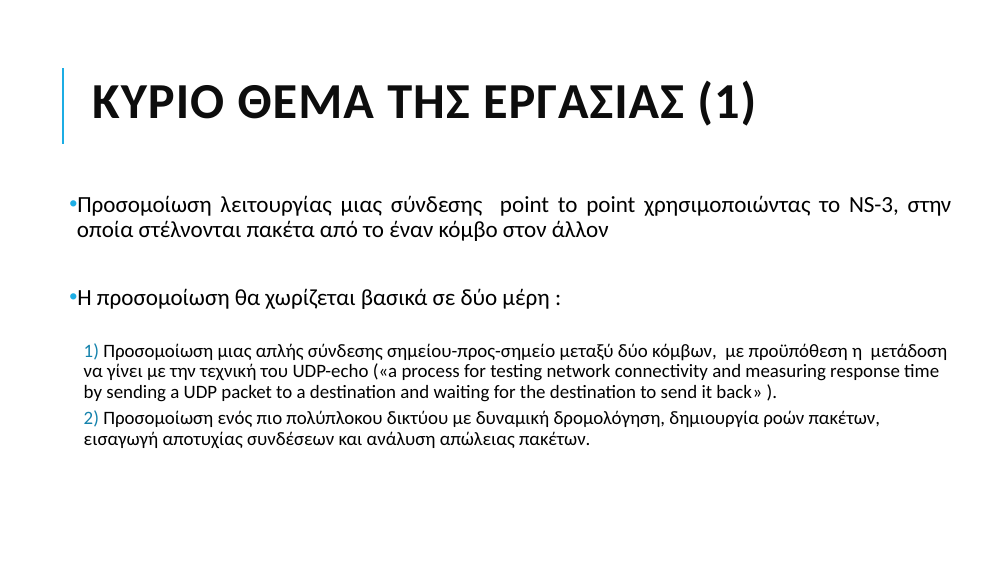
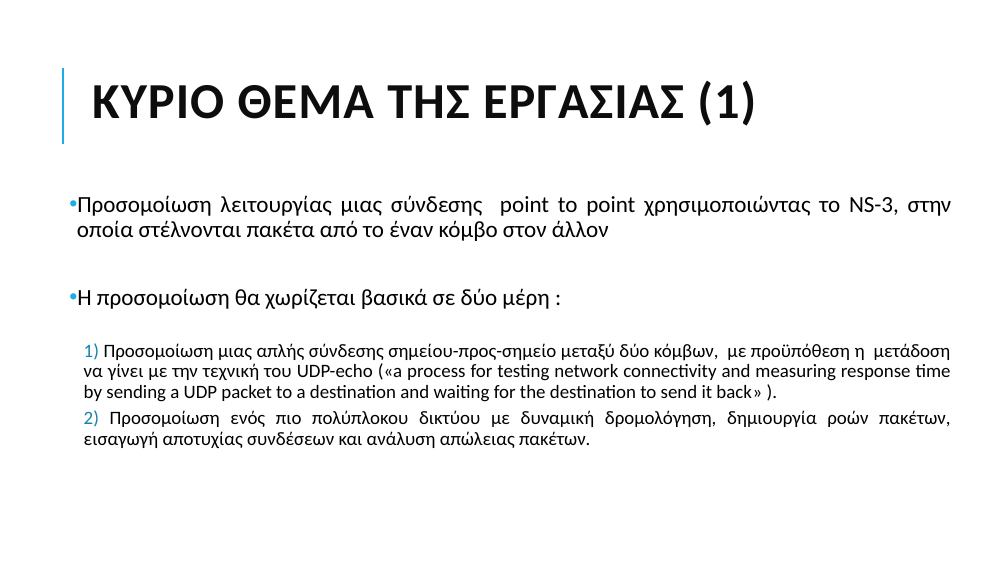
Before and after one commit to grgmyl/Ns3Project, a slide deck: slide 2 of Presentations/Ns-3_presentation_F.pptx. Drawn at 1008x567 pixels with LibreOffice and Linux fonts; fonts in the diff are those of the drawing. Boxes give left, top, right and bottom in pixels: in the first picture for what was removed or moved away, otherwise in the second. Text is boxed around its words. In the diff, an @@ line names an element or a change of style, - is before the commit and + after.

```diff
--- a/Presentations/Ns-3_presentation_F.pptx
+++ b/Presentations/Ns-3_presentation_F.pptx
@@ text at bbox=[84, 343, 951, 448]: alignment left to justified @@
```
Also in this commit, not shown: 6 other slides changed, 5 slides added.
